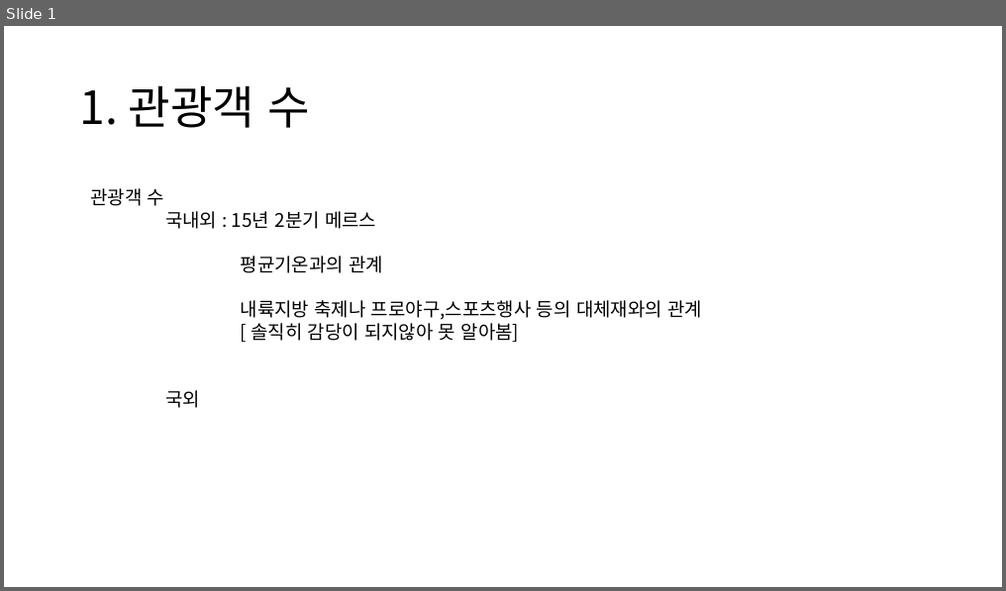
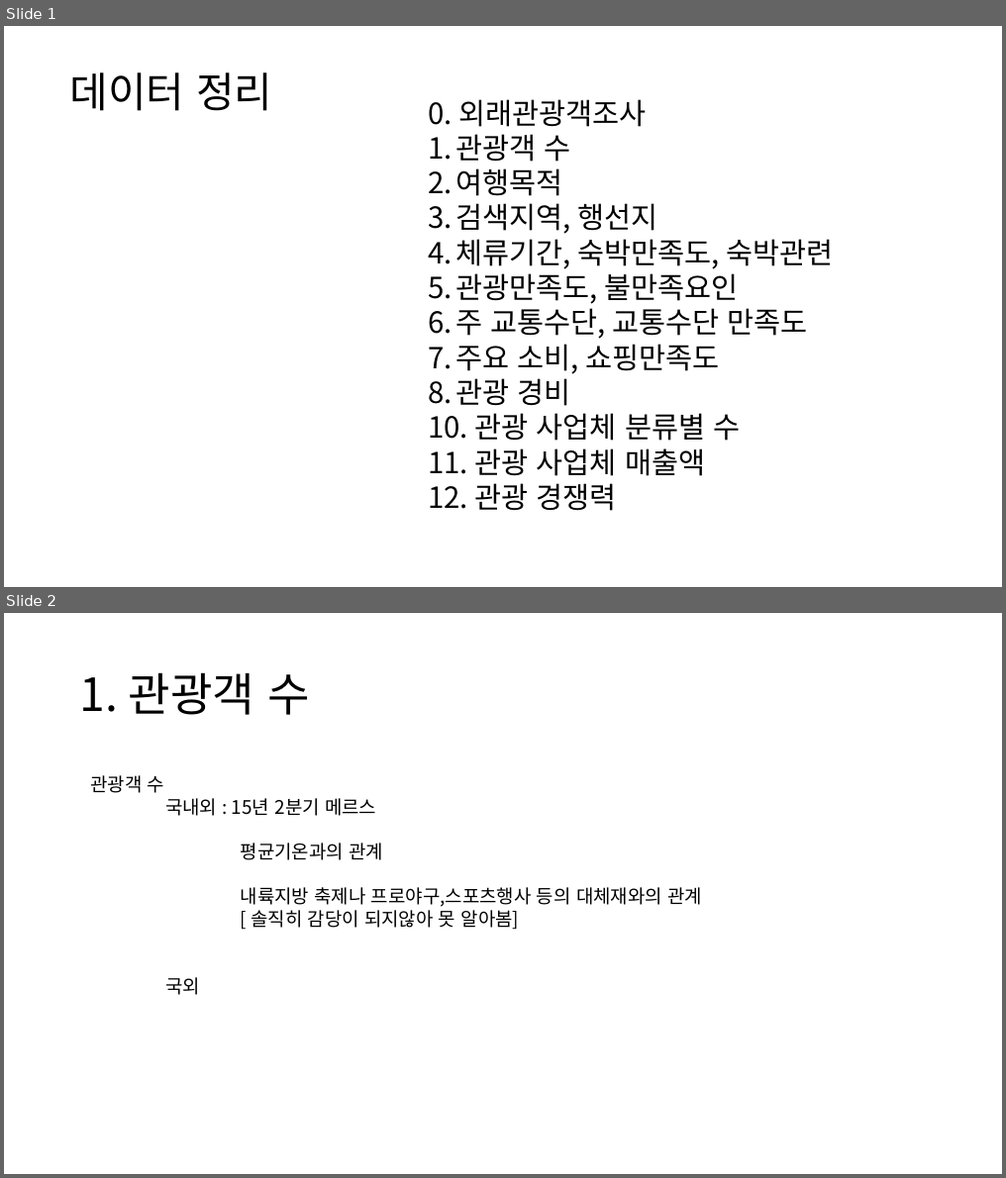
Before and after one commit to so-jeong0127/6-project, a slide deck: data/r 그래프.pptx. Shown one above the other, each under a label of ours: slide 1 before the commit, slides 1 and 2 after it. The pictures are 1006x591 and 1006x1178 pixels, drawn with LibreOffice and Linux fonts; fonts in the diff are those of the drawing. Boxes give left, top, right and bottom in pixels: in the first picture for what was removed or moved away, otherwise in the second. Text is boxed around its words. In the diff, an @@ line names an element or a change of style, - is before the commit and + after.

```diff
--- a/data/r 그래프.pptx
+++ b/data/r 그래프.pptx
@@ slide 1 added at (4,26,1002,587), background #FFFFFF @@
@@ text added at (70,73,272,111), 40 pt, text #000000 @@
+데이터 정리
@@ text added at (428,99,833,511), 28 pt, text #000000 @@
+0. 외래관광객조사
+1. 관광객 수
+2. 여행목적
+3. 검색지역, 행선지
+4. 체류기간, 숙박만족도, 숙박관련
+5. 관광만족도, 불만족요인
+6. 주 교통수단, 교통수단 만족도
+7. 주요 소비, 쇼핑만족도
+8. 관광 경비
+10. 관광 사업체 분류별 수
+11. 관광 사업체 매출액
+12. 관광 경쟁력
@@ what was slide 1 is now slide 2 @@
```
Also in this commit, not shown: 8 slides changed, 1 other slide added, 7 slides removed, 4 other files.
